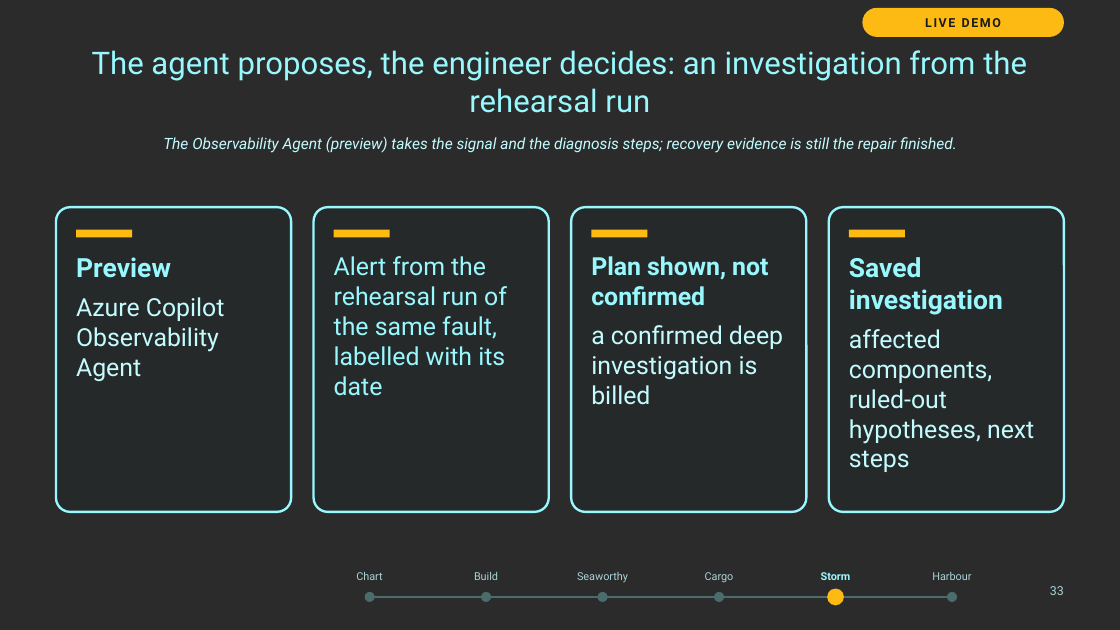
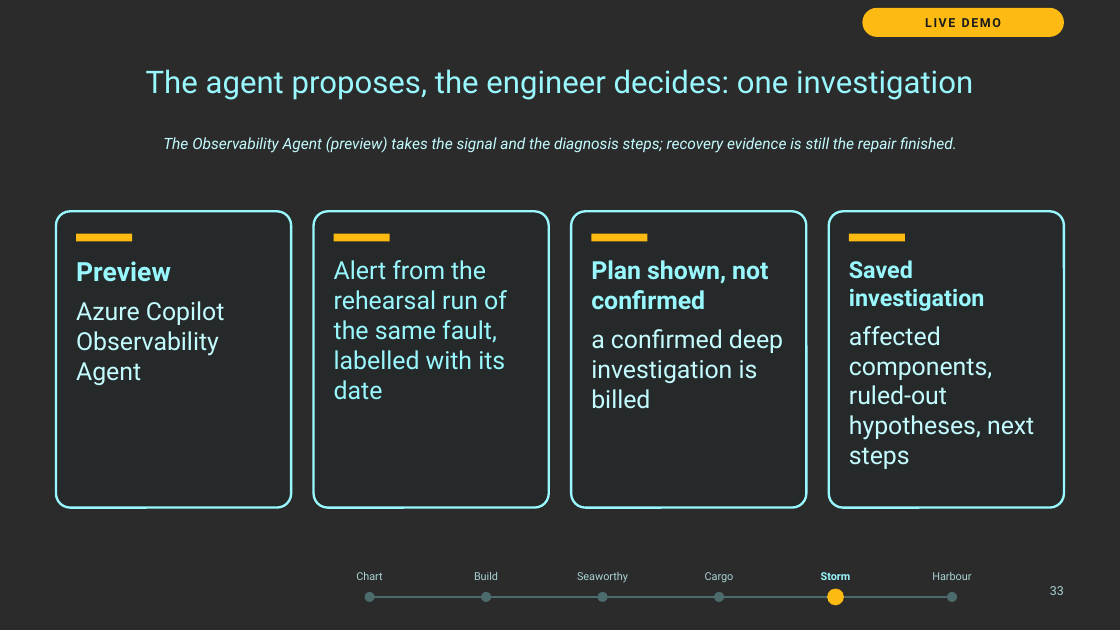
Before and after one commit to thisismydemo/nic2026_azl, a slide deck: slide 33 of presentation/Azure_Local_Discovery_to_Day2_NIC2026.pptx. Drawn at 1120x630 pixels with LibreOffice and Linux fonts; fonts in the diff are those of the drawing; background and template pictures are left out; a plain dark background stands for a picture behind light text. Boxes give left, top, right and bottom in pixels: in the first picture for what was removed or moved away, otherwise in the second. Text is boxed around its words. In the diff, an @@ line names an element or a change of style, - is before the commit and + after.

```diff
--- a/presentation/Azure_Local_Discovery_to_Day2_NIC2026.pptx
+++ b/presentation/Azure_Local_Discovery_to_Day2_NIC2026.pptx
@@ title at [146,69,973,100]: text changed @@
-The agent proposes, the engineer decides: an investigation from the rehearsal run
+The agent proposes, the engineer decides: one investigation
@@ rounded rectangle: place and size @@
-rounded rectangle at [56,207,291,512]
+rounded rectangle at [56,212,291,508]
@@ rounded rectangle: place and size @@
-rounded rectangle at [314,207,549,512]
+rounded rectangle at [314,212,549,508]
@@ rounded rectangle: place and size @@
-rounded rectangle at [571,207,806,512]
+rounded rectangle at [571,212,806,508]
@@ rounded rectangle: place and size @@
-rounded rectangle at [829,207,1064,512]
+rounded rectangle at [829,212,1064,508]
@@ 4 rectangles: place and size @@
-4 rectangles at [76,230,905,237]
+4 rectangles at [76,234,905,242]
@@ text "Preview": place and size @@
-text "Preview" at [76,257,225,381]
+text "Preview" at [76,261,225,385]
@@ text "Alert from the rehearsal run ...": place and size @@
-text "Alert from the rehearsal run ..." at [334,256,507,396]
+text "Alert from the rehearsal run ..." at [334,260,507,400]
@@ text "Plan shown, not confirmed": place and size @@
-text "Plan shown, not confirmed" at [591,256,783,405]
+text "Plan shown, not confirmed" at [591,260,783,409]
@@ text at [849,260,985,311]: size 17 to 15 pt in "Saved investigation" @@
```
Also in this commit, not shown: 22 other slides changed, 1 slide added, 29 other files.
